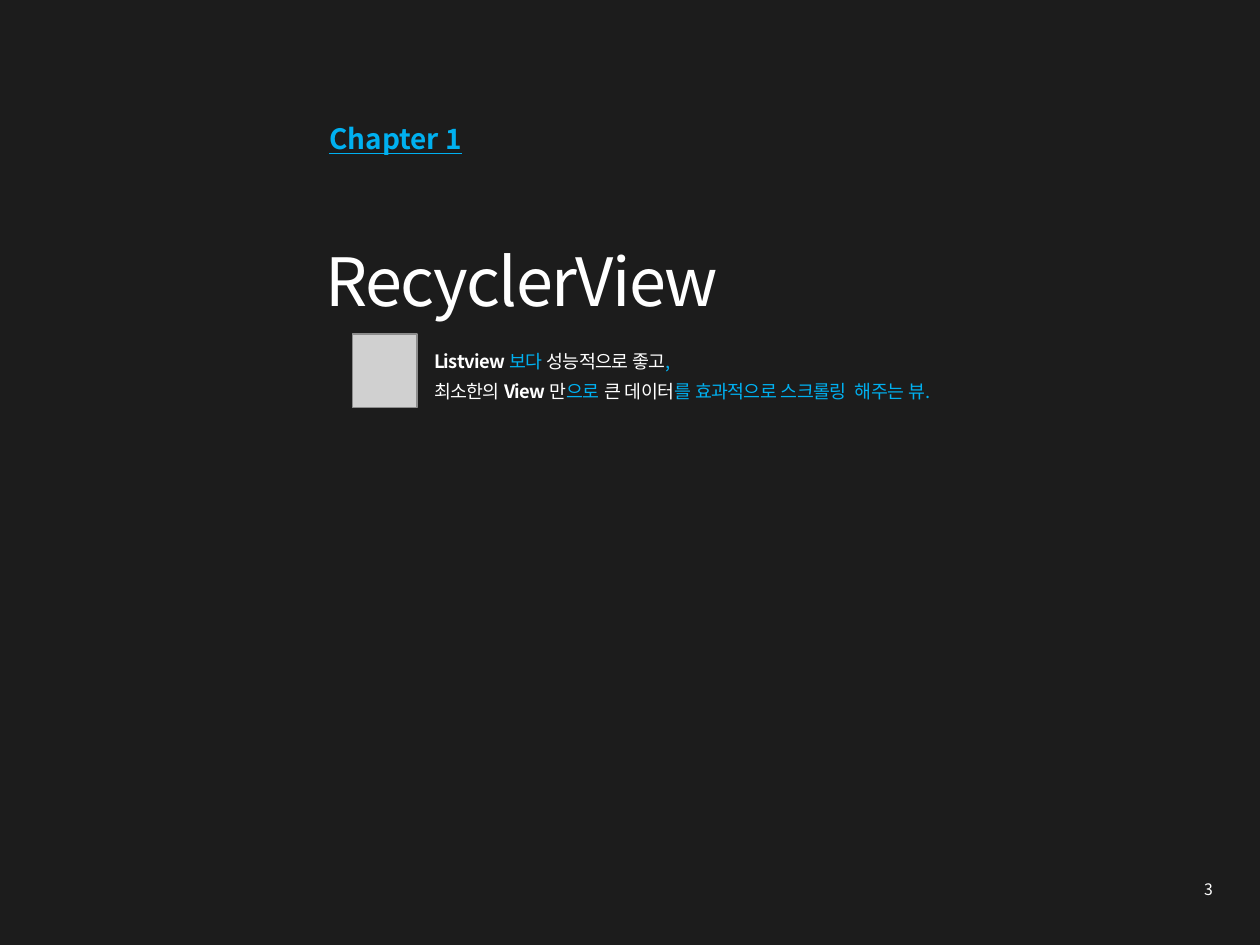
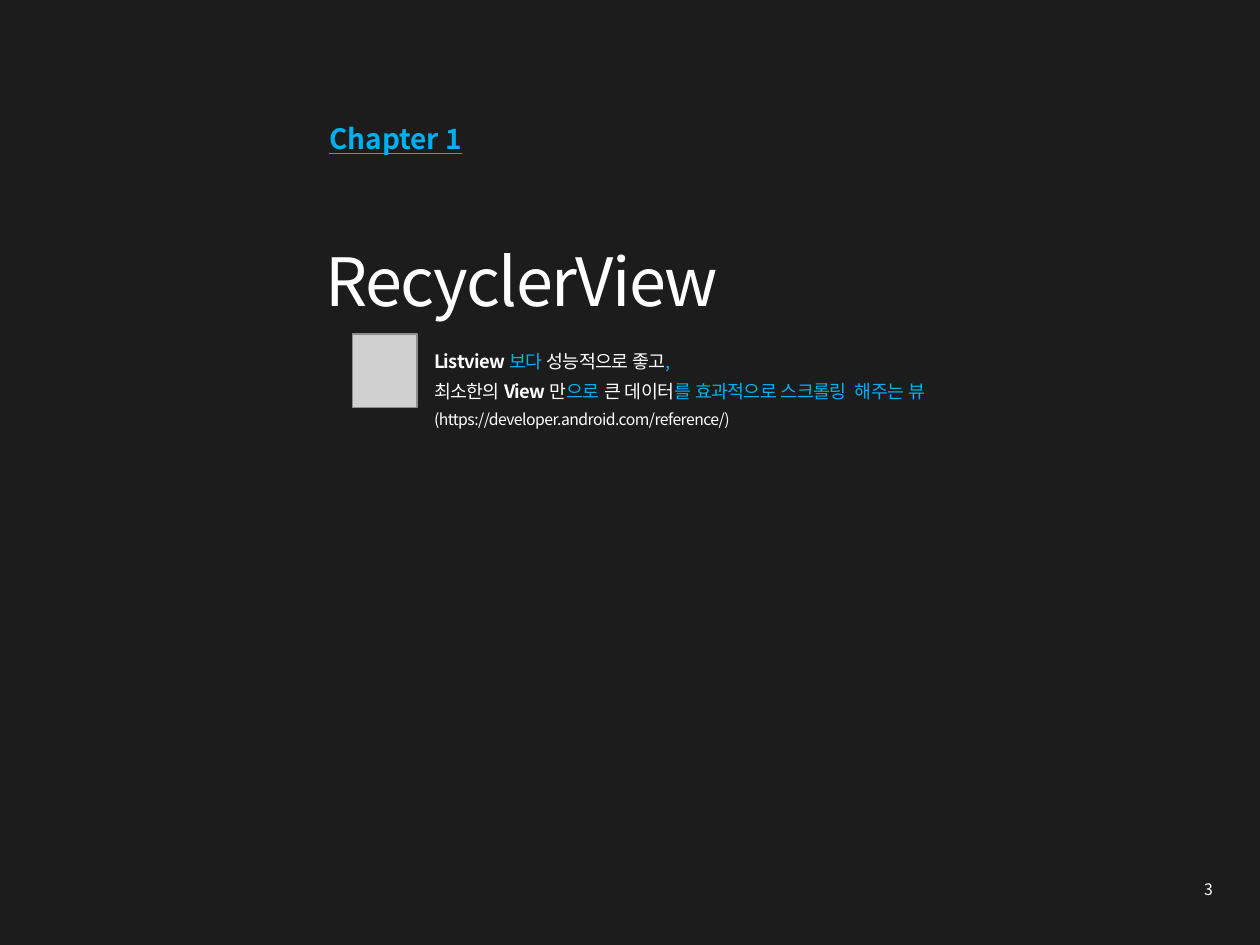
Before and after one commit to aronix/Exercise-developing_android_app-, a slide deck: slide 3 of study/1주차 발표/RecyclerView활용예제 조사_한승범.pptx. Drawn at 1260x945 pixels with LibreOffice and Linux fonts; fonts in the diff are those of the drawing; grey boxes stand for pictures. Boxes give left, top, right and bottom in pixels: in the first picture for what was removed or moved away, otherwise in the second. Text is boxed around its words. In the diff, an @@ line names an element or a change of style, - is before the commit and + after.

```diff
--- a/study/1주차 발표/RecyclerView활용예제 조사_한승범.pptx
+++ b/study/1주차 발표/RecyclerView활용예제 조사_한승범.pptx
@@ text at (434,382,925,429): text changed; size 10.5 to 9 pt; text colour #00B0F0 to #FFFFFF @@
-최소한의 View 만으로 큰 데이터를 효과적으로 스크롤링 해주는 뷰.
+최소한의 View 만으로 큰 데이터를 효과적으로 스크롤링 해주는 뷰
+(https://developer.android.com/reference/)
```
Also in this commit, not shown: 1 other slide changed.
